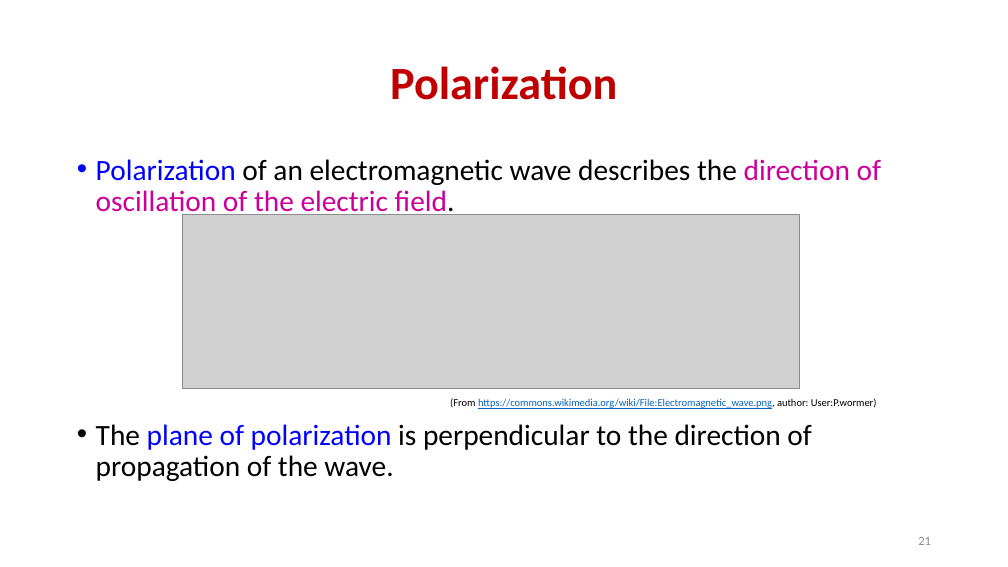
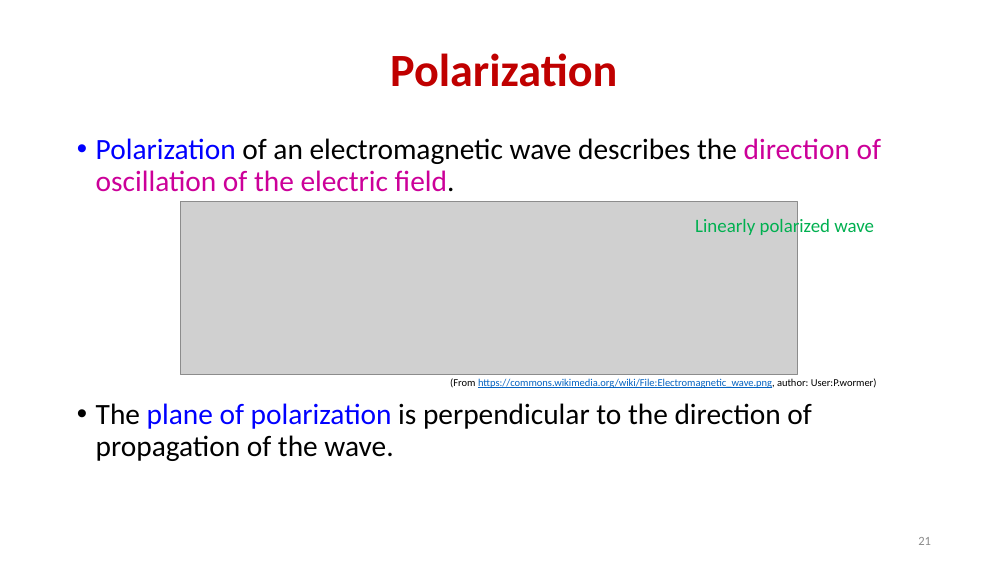
Before and after one commit to ratt-ru/ratt-interferometry-course, a slide deck: slide 21 of lectures/calibration/RIME.pptx. Drawn at 1008x567 pixels with LibreOffice and Linux fonts; fonts in the diff are those of the drawing; grey boxes stand for pictures. Boxes give left, top, right and bottom in pixels: in the first picture for what was removed or moved away, otherwise in the second. Text is boxed around its words. In the diff, an @@ line names an element or a change of style, - is before the commit and + after.

Commit message:
Add slides on polarized/unpolarized/partially polarized light

```diff
--- a/lectures/calibration/RIME.pptx
+++ b/lectures/calibration/RIME.pptx
@@ title "Polarization": place and size @@
-title "Polarization" at [390, 66, 617, 100]
+title "Polarization" at [390, 53, 617, 87]
@@ text "Polarization of an electromagnetic wave ...": place and size @@
-text "Polarization of an electromagnetic wave ..." at [96, 159, 881, 481]
+text "Polarization of an electromagnetic wave ..." at [96, 138, 881, 461]
@@ picture: place and size @@
-picture at [183, 215, 800, 389]
+picture at [180, 201, 797, 375]
@@ text added at [695, 216, 874, 237], 18 pt, text #00B050 @@
+Linearly polarized wave
```
Also in this commit, not shown: 2 other slides changed, 4 slides added, 1 other file.
